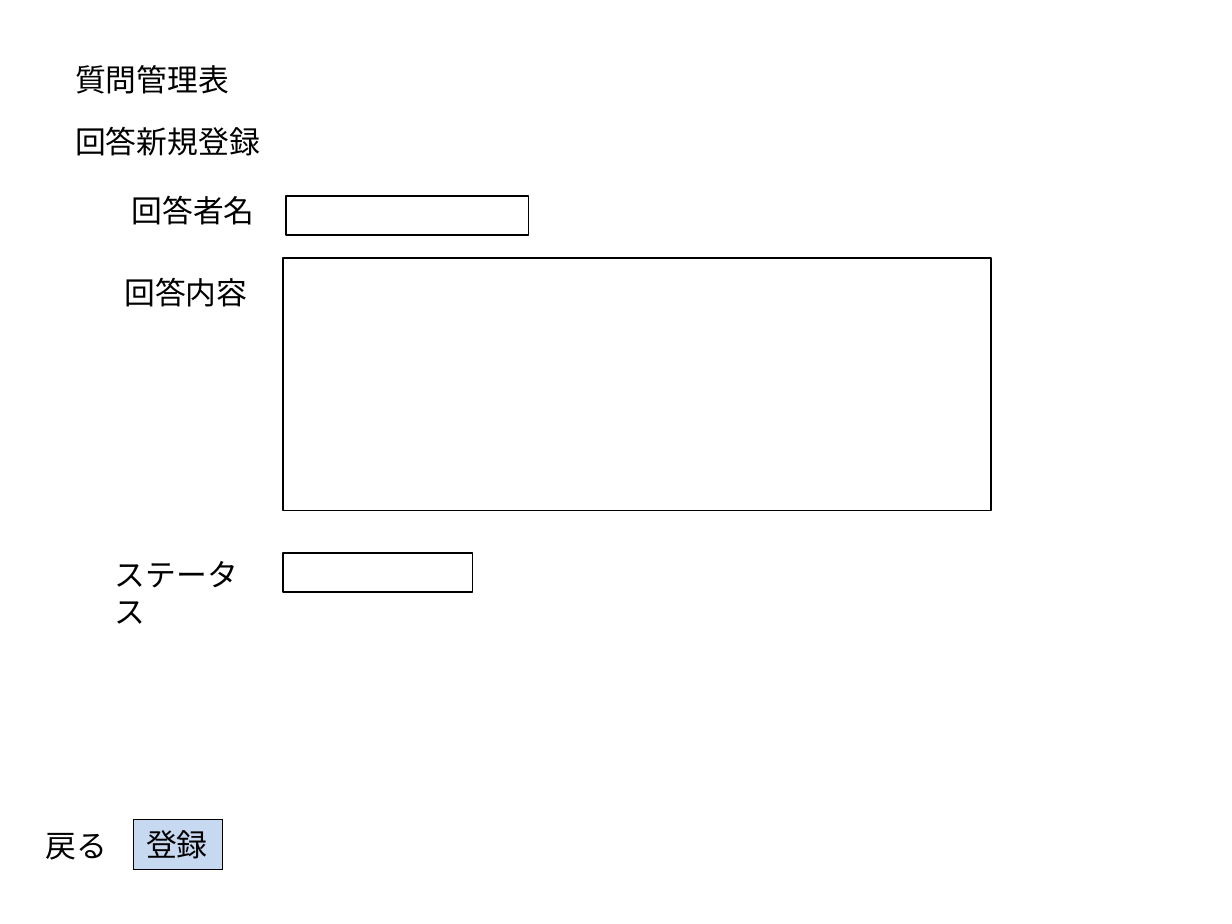
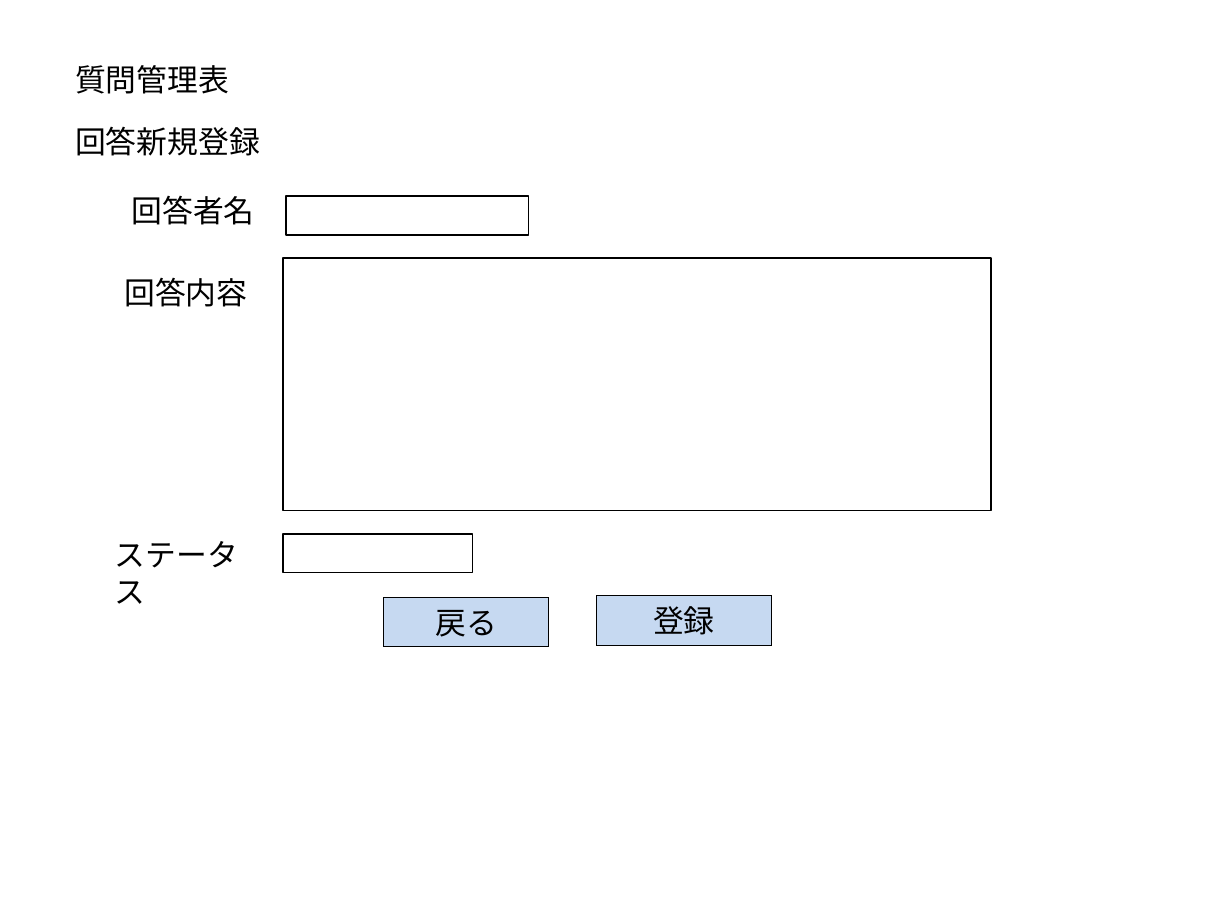
Before and after one commit to t-shimada/qa-docs, a slide deck: slide 5 of 画面一覧.pptx (slide 4 before the commit). Drawn at 1232x924 pixels with LibreOffice and Linux fonts; fonts in the diff are those of the drawing. Boxes give left, top, right and bottom in pixels: in the first picture for what was removed or moved away, otherwise in the second. Text is boxed around its words. In the diff, an @@ line names an element or a change of style, - is before the commit and + after.

```diff
--- a/画面一覧.pptx
+++ b/画面一覧.pptx
@@ text "ステータス": place and size @@
-text "ステータス" at <box>115,561,238,624</box>
+text "ステータス" at <box>115,541,238,604</box>
@@ rectangle: place and size @@
-rectangle at <box>283,553,473,591</box>
+rectangle at <box>283,533,473,572</box>
@@ rectangle "戻る": place and size @@
-rectangle "戻る" at <box>46,833,108,860</box>
+rectangle "戻る" at <box>383,598,548,647</box>
@@ rectangle "戻る" at <box>383,598,548,647</box>: alignment left to centre; fill none to #C6D9F1; outline none to #000000 0.75 pt @@
@@ rectangle "登録": place and size @@
-rectangle "登録" at <box>134,819,223,869</box>
+rectangle "登録" at <box>596,596,771,646</box>
@@ rectangle "登録" at <box>596,596,771,646</box>: alignment left to centre @@
```
Also in this commit, not shown: 4 other slides changed, 2 slides added, 3 other files.
